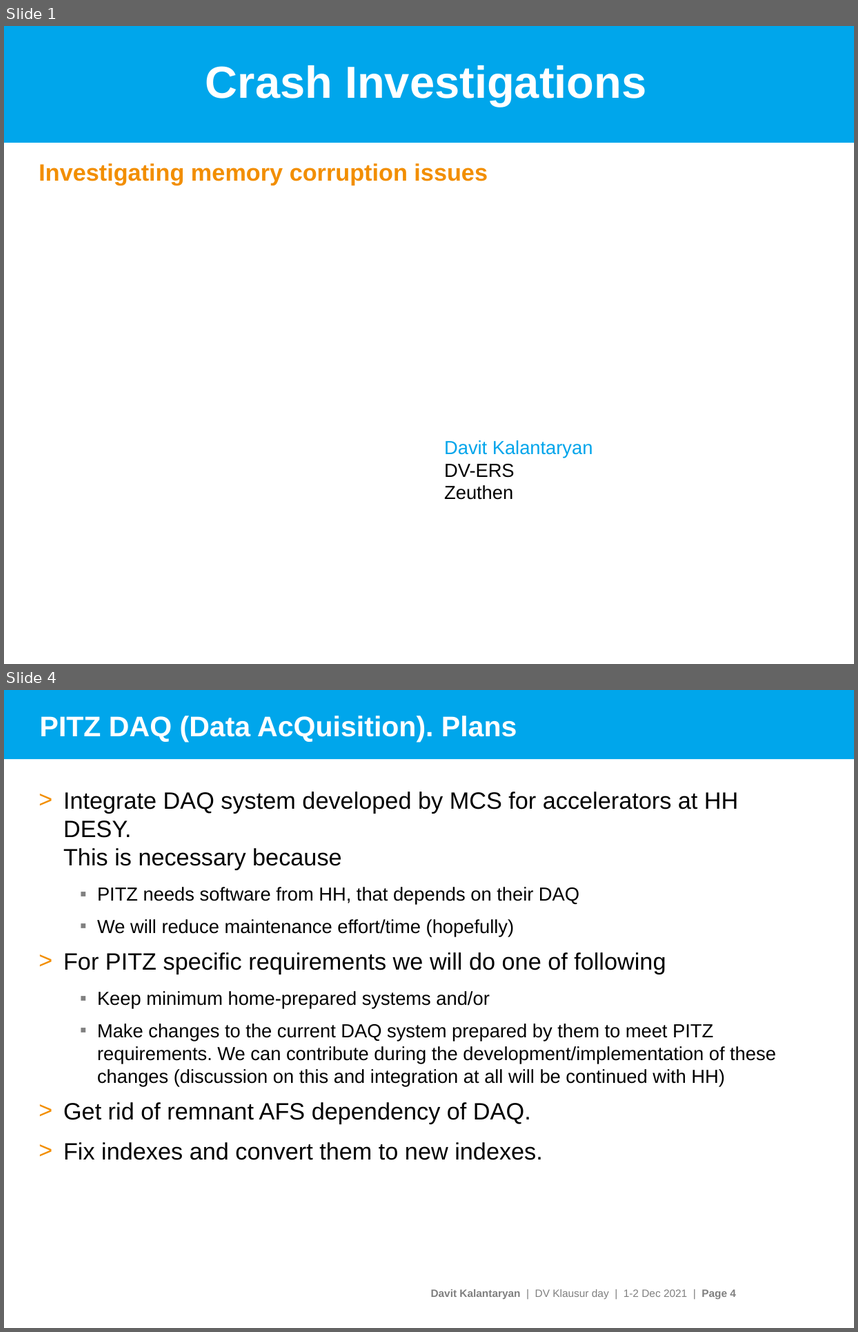
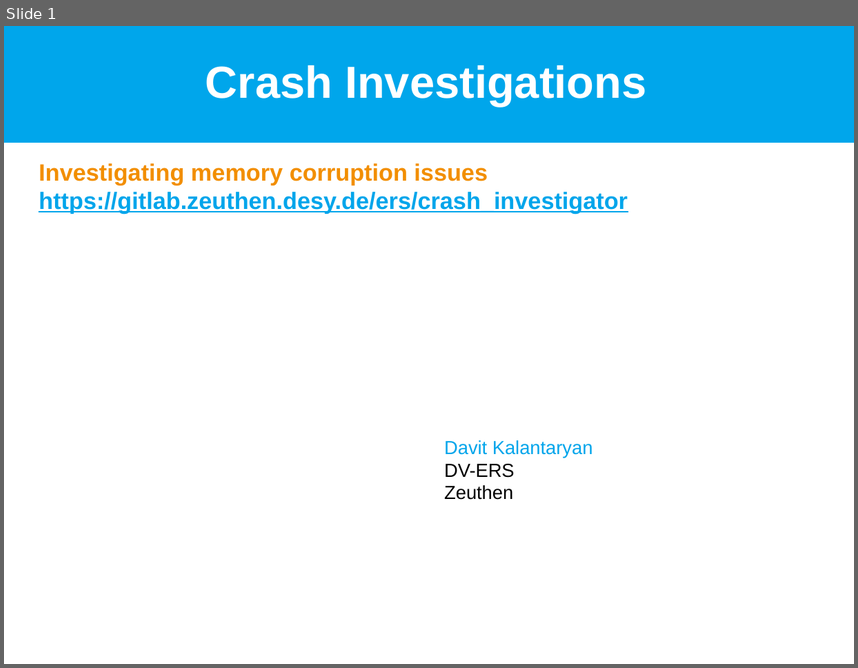
Before and after one commit to davitkalantaryan/old-crash_investigator, a slide deck: docs/crash_investigations.pptx. Shown one above the other, each under a label of ours: slides 1 and 4 before the commit, slide 1 after it; the slides between them are not shown. The pictures are 858x1332 and 858x668 pixels, drawn with LibreOffice and Linux fonts; fonts in the diff are those of the drawing; background and template pictures are left out. Boxes give left, top, right and bottom in pixels: in the first picture for what was removed or moved away, otherwise in the second. Text is boxed around its words. In the diff, an @@ line names an element or a change of style, - is before the commit and + after.

```diff
--- a/docs/crash_investigations.pptx
+++ b/docs/crash_investigations.pptx
@@ slide 4 removed at bbox=[4, 690, 854, 1328], background #FFFFFF @@
@@ rectangle removed at bbox=[4, 690, 854, 759] @@
@@ title removed at bbox=[40, 716, 517, 742] @@
-PITZ DAQ (Data AcQuisition). Plans
@@ text removed at bbox=[63, 791, 776, 1160] @@
-> Integrate DAQ system developed by MCS for accelerators at HH DESY.
-  This is necessary because
-  ▪ PITZ needs software from HH, that depends on their DAQ
-  ▪ We will reduce maintenance effort/time (hopefully)
-> For PITZ specific requirements we will do one of following
-  ▪ Keep minimum home-prepared systems and/or
-  ▪ Make changes to the current DAQ system prepared by them to meet PITZ requirements. We can contribute during the development/implementation of these changes (discussion on this and integration at all will be continued with HH)
-> Get rid of remnant AFS dependency of DAQ.
-> Fix indexes and convert them to new indexes.
@@ text removed at bbox=[431, 1289, 736, 1299] @@
-Davit Kalantaryan | DV Klausur day | 1-2 Dec 2021 | Page 4
@@ slide 1 changed as well @@
@@ subtitle at bbox=[38, 163, 628, 213]: text changed; text colour #F28E00 to #00A5EB @@
-Investigating memory corruption issues
+Investigating memory corruption issues
+https://gitlab.zeuthen.desy.de/ers/crash_investigator
```
Also in this commit, not shown: 1 other slide changed, 3 slides added, 6 other slides removed.
